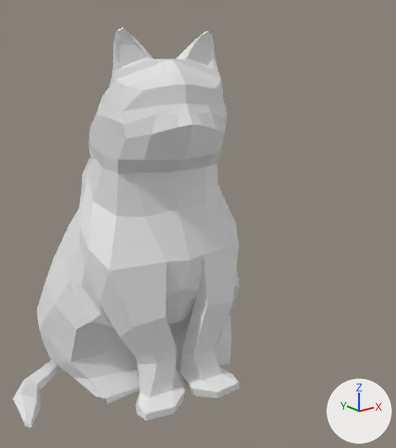
A saved change to the FBX model Assets/Models/Millie.fbx.
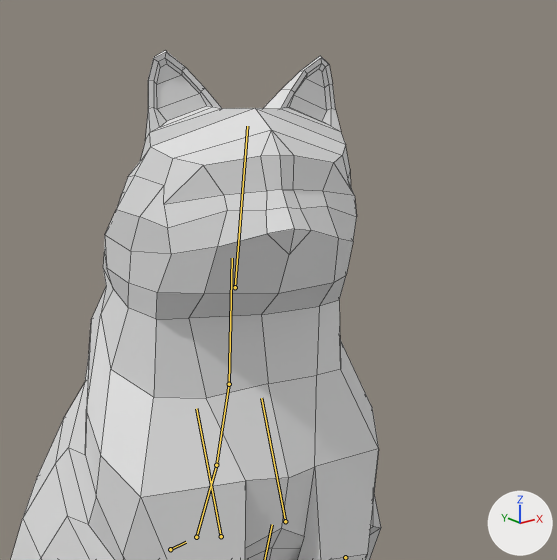
Old and new are each drawn whole from a 50 mm camera at (-1.93, -2.25, 1.87) aimed at (0.14, 0.35, 0.83) and again close up on the part from 8% to 85% of the width and 0% to 68% of the height. Arrows for +X, +Y and +Z are at lower right; the lights stay in place. Both versions are drawn at frame 1 of the action 'metarig|Relax_2'; the numbers are the values there. The bones that bend it are drawn over the model as lines in the close-ups. The close-ups show mesh edges as thin lines.

Names of what the first close-up shows: 'Millie'.
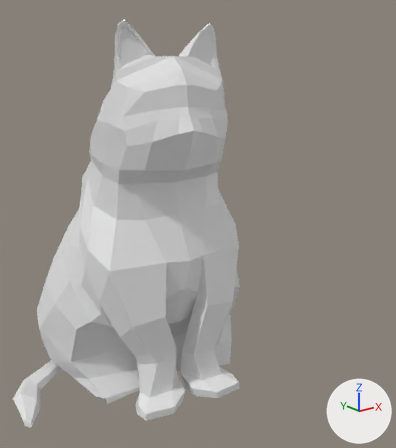
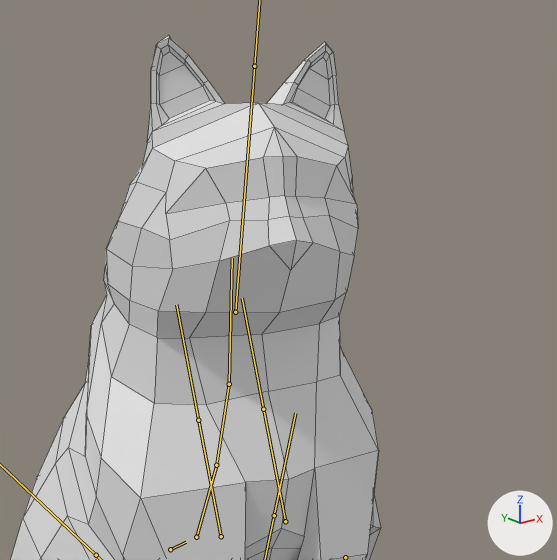
Changed parts and their boxes (x1, y1, x2, y2) in the close-ups (557 x 560 px):
```json
{"object": "Millie", "change": "posed", "before": [10, 50, 381, 560], "after": [10, 35, 381, 560]}
{"bone": "spine.009", "before": "(235, 287) to (247, 126)", "after": "(235, 312) to (254, 66)"}
```

Scene script edits in JSON lines:
```json
{"block": "bone_spine_009", "where": "bone_spine_009 = bpy.data.objects['metarig'].pose.bones['spine.009']  # child of 'spine.007'"}
{"op": "set", "path": "bone_spine_009.location", "old": "(-0.003, -0.183, -0.042)", "new": "(-0.003, -0.269, -0.089)"}
{"op": "set", "path": "bone_spine_009.scale", "old": "(1.0, 1.18, 1.0)", "new": "(1.0, 1.38, 1.01)"}
```
